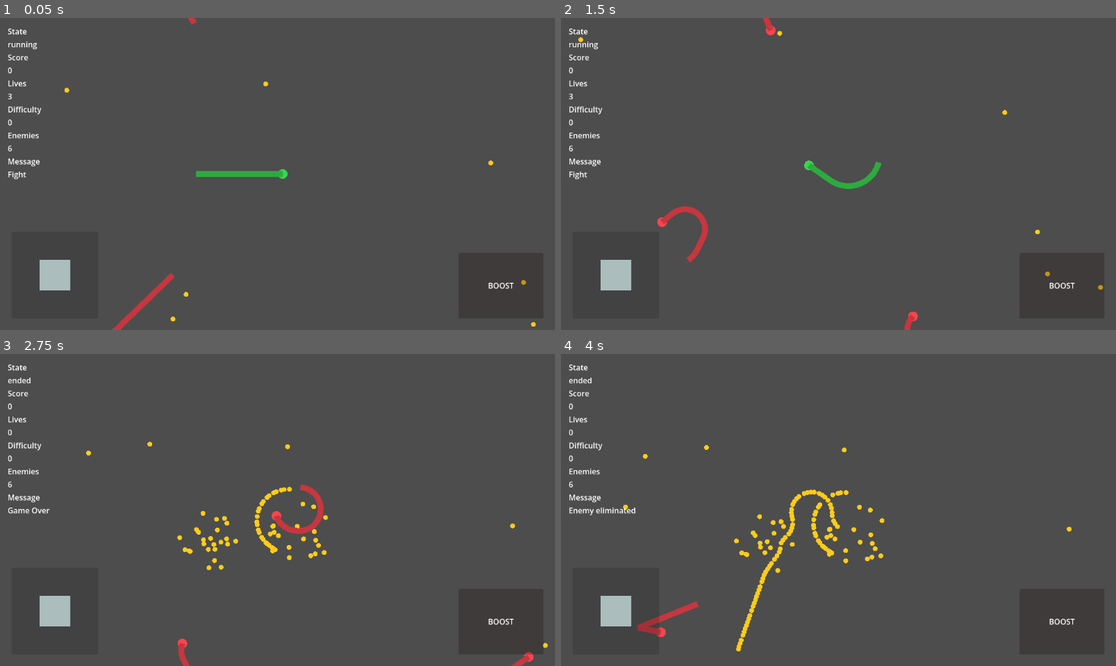
Above: before the commit, frames 1-4 (two rows, left to right).
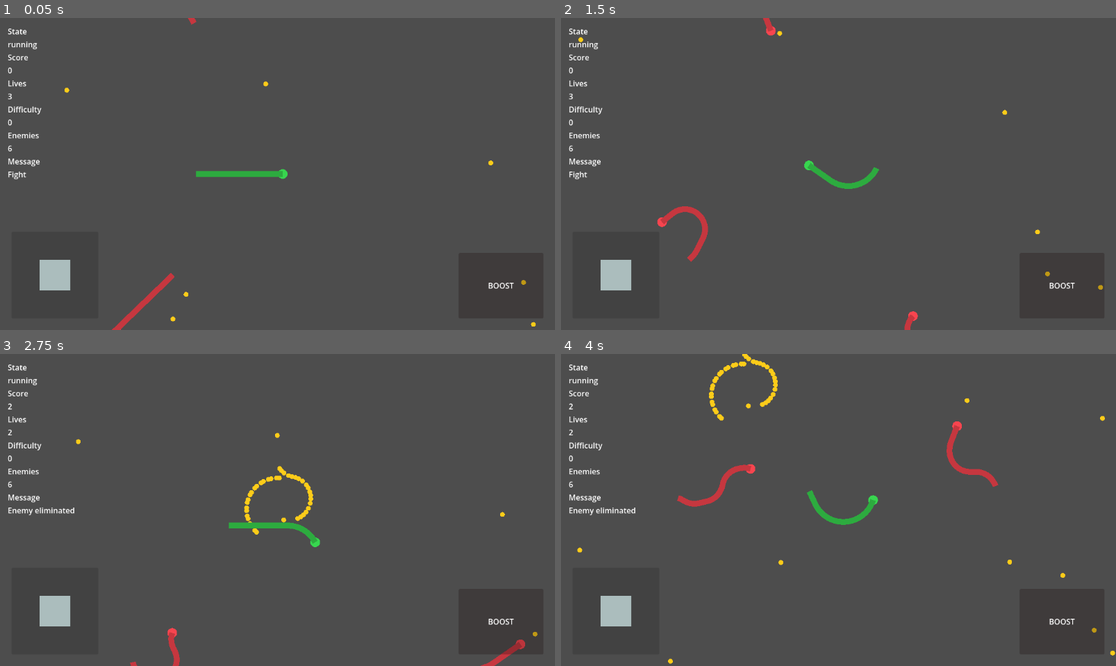
Above: after the commit, the same moments.

Repository: Jlu-waterbrother/snake_combat
Game: Godot game, scene res://scenes/main/main.tscn
Two runs of this game, one before a commit and one after it. Both use one fixed random seed, a clock stepped at 60 frames per second and the inputs below.
Inputs (mouse positions are in pixels of both pictures, inside the frame that each line leads up to):
- Up to frame 1 (0.05 s): no input
- Up to frame 2 (1.5 s): tap Enter at 0.5 s; move the mouse to (960, 158) at 0.52 s; hold D (turn_right) 0.53-1.25 s; hold Shift (boost) 0.53-1.25 s; click (960, 158) at 0.67 s; drag from (727, 189) to (755, 39) at 1.27 s
- Up to frame 3 (2.75 s): move the mouse to (333, 441) at 2.02 s; hold D (turn_right) from 2.03 s (still down); hold Shift (boost) from 2.03 s (still down)
- Up to frame 4 (4 s): release D (turn_right) at 2.75 s; release Shift (boost) at 2.75 s; drag from (810, 572) to (744, 641) at 2.77 s; move the mouse to (1005, 556) at 3.52 s; hold A (turn_left) from 3.53 s (still down); hold Shift (boost) from 3.53 s (still down)

The runs differ from the first frame. In frame 1, less than 0.1% of the frame differs, in the area x 34-36%, y 1-3%; in frame 2, less than 0.1%; in frame 3, 2.5%; in frame 4, 3.2%, in the area x 1-100%, y 0-100%.

Commit message:
加速功能 以及蛇自碰不会死亡

Diff:
--- a/scripts/snake/player_snake.gd
+++ b/scripts/snake/player_snake.gd
@@ -10,6 +10,8 @@
 @export var movement_config: Resource
 @export var default_base_speed: float = 220.0
 @export var default_boost_speed: float = 340.0
+@export var boost_body_drain_per_second: float = 18.0
+@export var min_body_length_for_boost: float = 120.0
 @export var default_turn_rate_deg_per_second: float = 300.0
 @export var default_segment_spacing: float = 10.0
 @export var body_length: float = 180.0
@@ -67,16 +69,16 @@
 	var turn_input: float = _read_turn_input()
 	_heading = _heading.rotated(deg_to_rad(turn_rate_deg) * turn_input * delta).normalized()
 
-	var speed: float = boost_speed if _wants_boost() else base_speed
+	var wants_boost: bool = _wants_boost()
+	var can_boost: bool = _can_boost(wants_boost)
+	var speed: float = boost_speed if can_boost else base_speed
 	global_position += _heading * speed * delta
+	if can_boost:
+		body_length = max(body_length - boost_body_drain_per_second * delta, min_body_length_for_boost)
 
 	_append_trail_point(global_position)
 	_trim_trail_to_length(body_length)
 	_sync_body_line()
-
-	if _detect_self_collision():
-		_is_dead = true
-		snake_died.emit(&"self_collision")
 
 func set_movement_config(config: Resource) -> void:
 	movement_config = config
@@ -151,6 +153,13 @@
 	if control_mode == ControlMode.AI:
 		return _ai_boosting
 	return Input.is_action_pressed("boost")
+
+func _can_boost(wants_boost: bool) -> bool:
+	if not wants_boost:
+		return false
+	if boost_body_drain_per_second <= 0.0:
+		return false
+	return body_length > min_body_length_for_boost
 
 func _append_trail_point(world_point: Vector2) -> void:
 	if _trail_points.is_empty():
